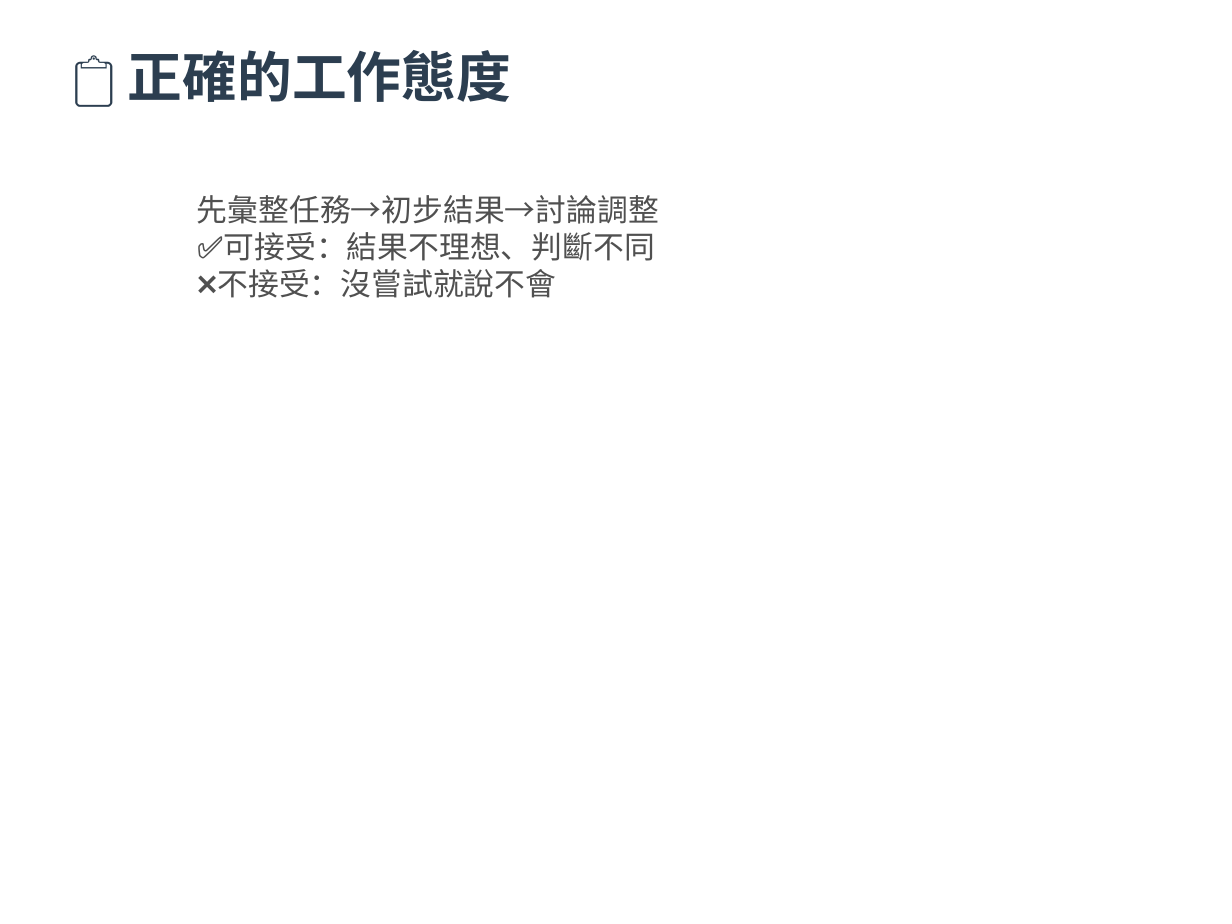
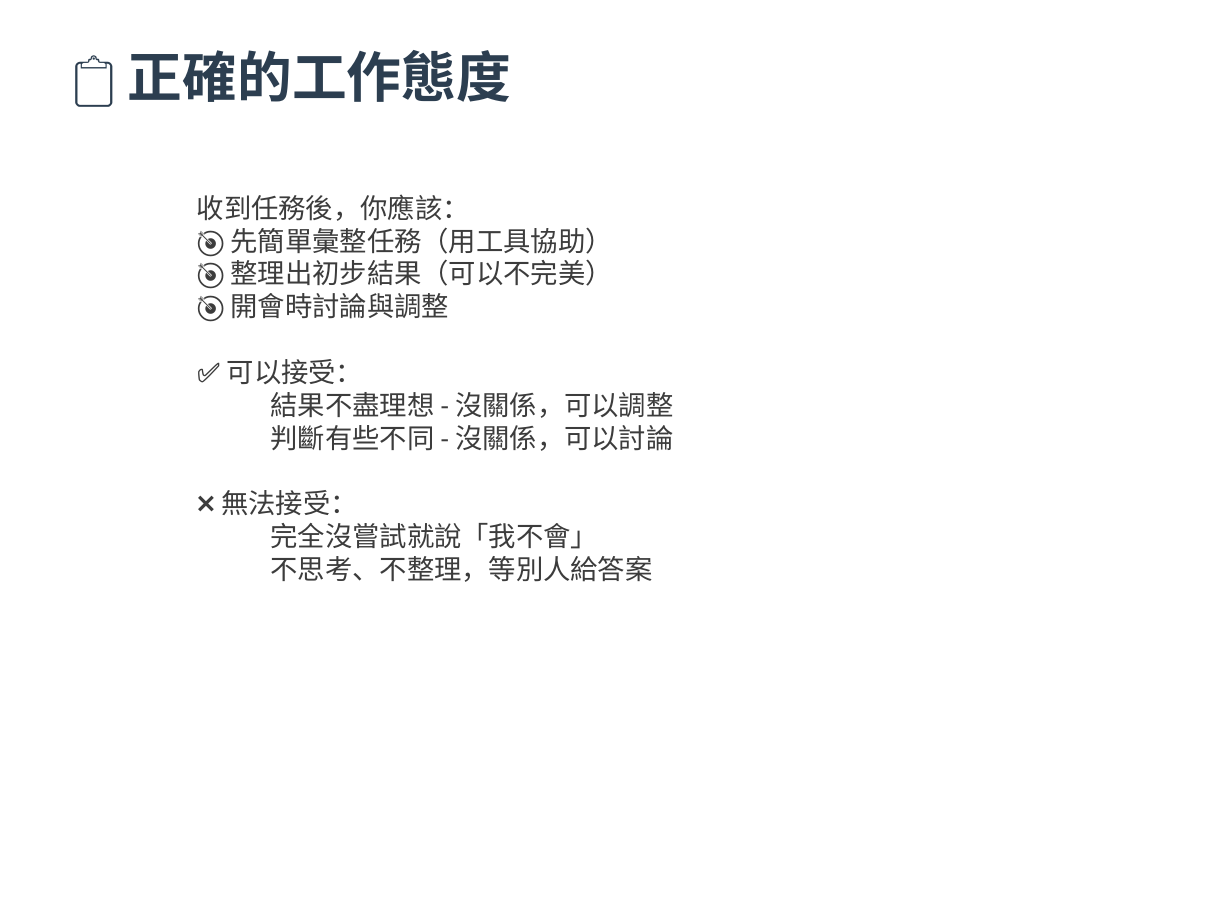
Before and after one commit to ken0900101318-beep/company-training, a slide deck: slide 9 of 遊戲家新人教育訓練（完整版 v2.1 - 24張）.pptx. Drawn at 1232x924 pixels with LibreOffice and Linux fonts; fonts in the diff are those of the drawing. Boxes give left, top, right and bottom in pixels: in the first picture for what was removed or moved away, otherwise in the second. Text is boxed around its words. In the diff, an @@ line names an element or a change of style, - is before the commit and + after.

```diff
--- a/遊戲家新人教育訓練（完整版 v2.1 - 24張）.pptx
+++ b/遊戲家新人教育訓練（完整版 v2.1 - 24張）.pptx
@@ text at [197, 194, 673, 582]: text changed; size 18 to 16 pt; text colour #505050 to #3C3C3C @@
-先彙整任務→初步結果→討論調整
-✅可接受：結果不理想、判斷不同
-❌不接受：沒嘗試就說不會
+收到任務後，你應該：
+🎯 先簡單彙整任務（用工具協助）
+🎯 整理出初步結果（可以不完美）
+🎯 開會時討論與調整
+✅ 可以接受：
+  結果不盡理想 - 沒關係，可以調整
+  判斷有些不同 - 沒關係，可以討論
+❌ 無法接受：
+  完全沒嘗試就說「我不會」
+  不思考、不整理，等別人給答案
```
Also in this commit, not shown: 22 other slides changed.
